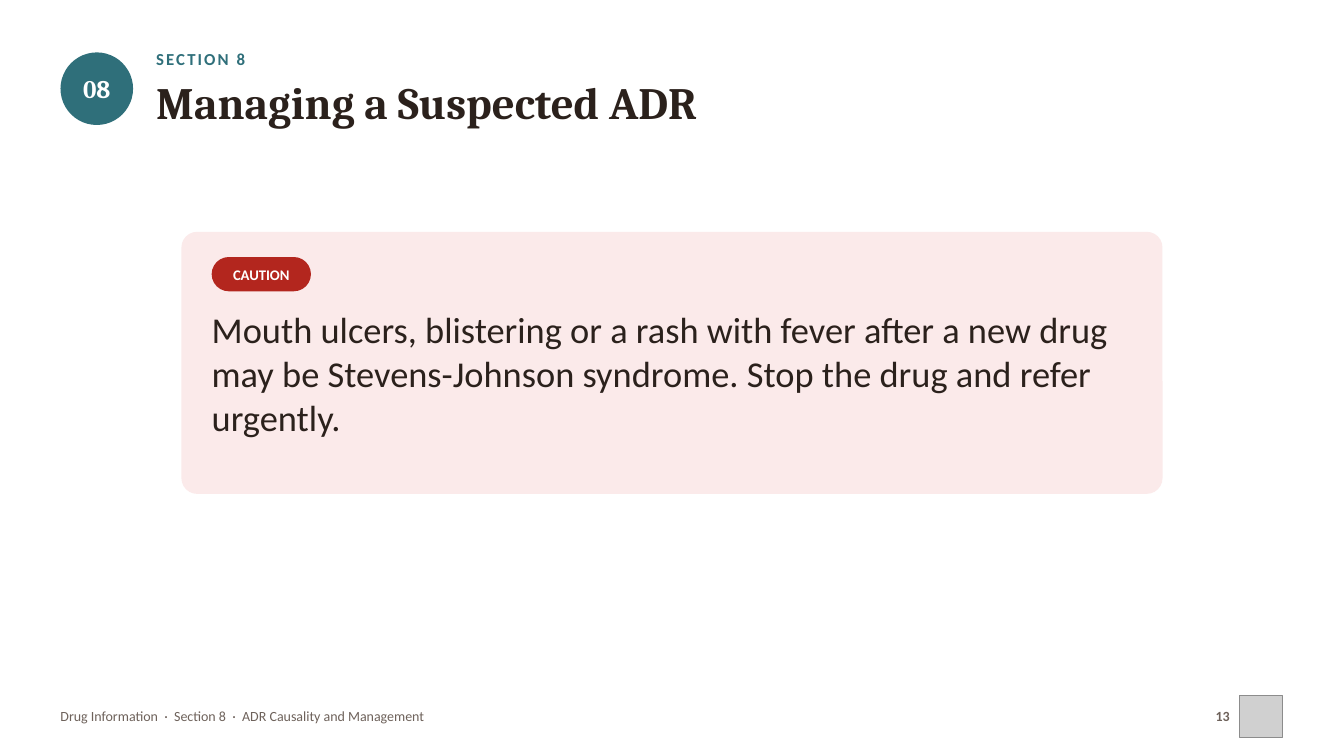
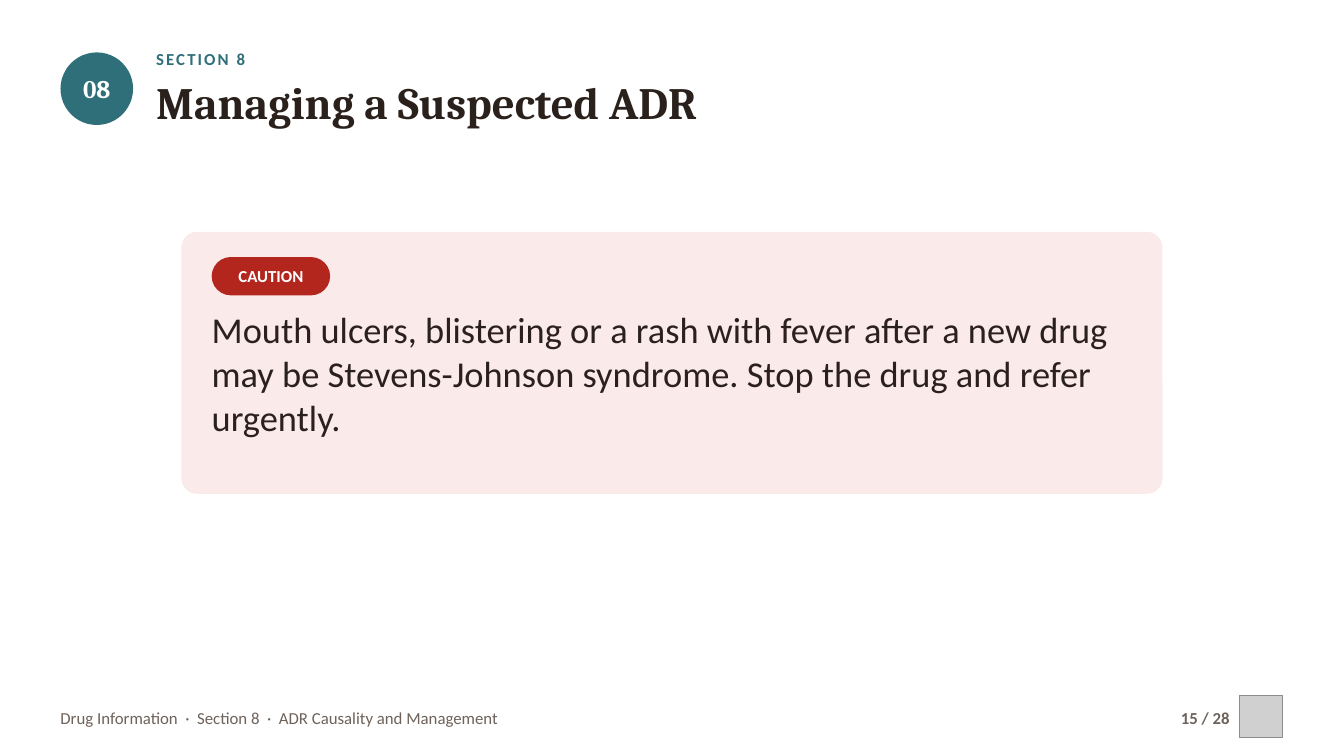
Before and after one commit to drrefaat18-ops/yasser, a slide deck: slide 15 of projects/drug-information-practical/slides/ch08-adr-causality-management.pptx (slide 13 before the commit). Drawn at 1344x756 pixels with LibreOffice and Linux fonts; fonts in the diff are those of the drawing; grey boxes stand for pictures. Boxes give left, top, right and bottom in pixels: in the first picture for what was removed or moved away, otherwise in the second. Text is boxed around its words. In the diff, an @@ line names an element or a change of style, - is before the commit and + after.

```diff
--- a/projects/drug-information-practical/slides/ch08-adr-causality-management.pptx
+++ b/projects/drug-information-practical/slides/ch08-adr-causality-management.pptx
@@ rounded rectangle "CAUTION": place and size @@
-rounded rectangle "CAUTION" at [212, 257, 311, 291]
+rounded rectangle "CAUTION" at [212, 257, 331, 295]
@@ rounded rectangle "CAUTION" at [212, 257, 331, 295]: size 10.5 to 12 pt @@
@@ text "Drug Information · Section 8 ..." at [60, 712, 497, 727]: size 10 to 12 pt @@
@@ text at [1181, 712, 1230, 724]: text changed; size 10 to 12 pt @@
-13
+15 / 28
```
Also in this commit, not shown: 23 other slides changed, 2 slides added, 14 other files.
